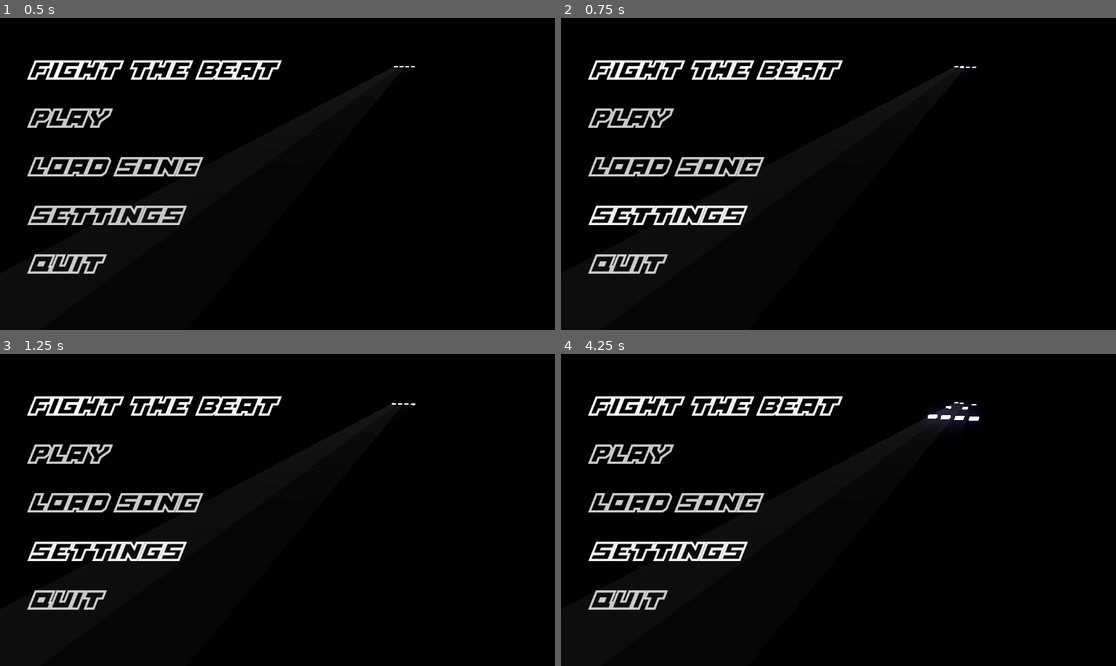
Above: before the commit, frames 1-4 (two rows, left to right).
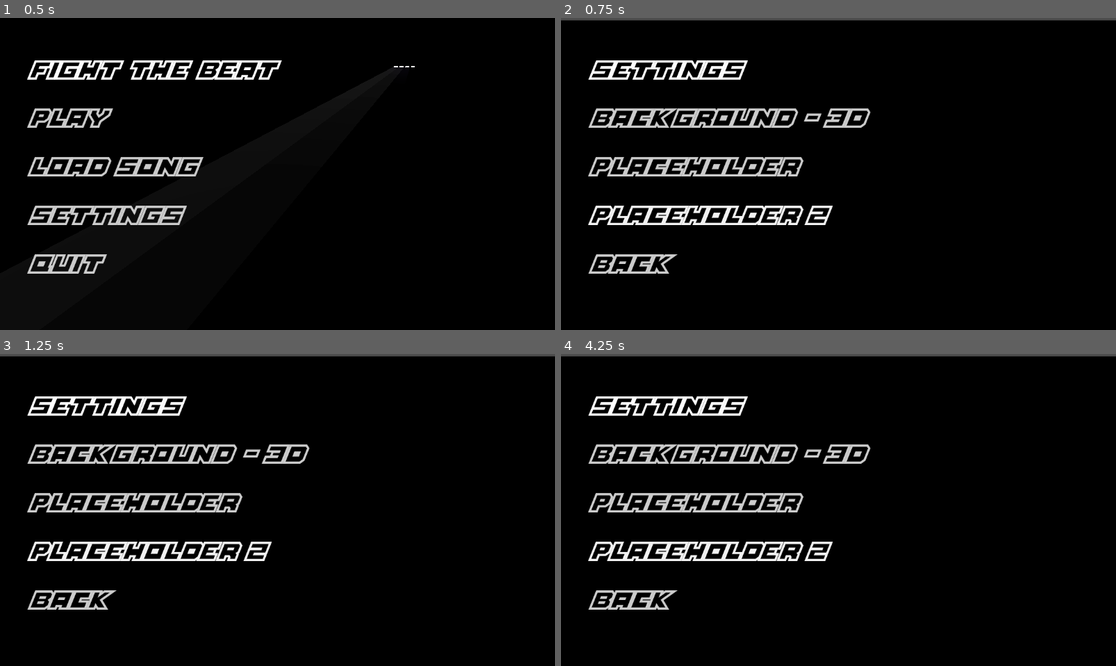
Above: after the commit, the same moments.

Repository: RafaeloxMC/fight-the-beat
Game: Godot game, scene res://scenes/ui/main_menu.tscn
Two runs of this game, one before a commit and one after it. Both use one fixed random seed, a clock stepped at 60 frames per second and the inputs below. The project has no main scene, so this scene is started directly.
Inputs (mouse positions are in pixels of both pictures, inside the frame that each line leads up to):
- Up to frame 1 (0.5 s): no input
- Up to frame 2 (0.75 s): click "SETTINGS" at 0.5 s
- Up to frame 3 (1.25 s): no input
- Up to frame 4 (4.25 s): click (783, 456) at 1.25 s, where only the run after the commit has a clickable "BACKGROUND - 3D"; click (783, 456) at 2 s, where only the run after the commit has a clickable "BACKGROUND - 2D"; click (727, 503) at 2.75 s, where only the run after the commit has a clickable "PLACEHOLDER"; click (727, 553) at 3.5 s, where only the run after the commit has a clickable "PLACEHOLDER 2"

Frame 1 is identical in both runs. In frame 2, 6.9% of the frame differs, in the area x 0-100%, y 0-82%; in frame 3, 6.9%; in frame 4, 7.4%.

Commit message:
Create settings menu

Diff:
--- a/project.godot
+++ b/project.godot
@@ -19,6 +19,7 @@
 SceneManager="*uid://b3eqp5e3itgqa"
 SongInterpreter="*uid://d0w1jrtsstc10"
 SongManager="*uid://chros5odm0pjs"
+GameManager="*uid://ck5uunsrn5iyr"
 
 [editor_plugins]
 
--- /dev/null
+++ b/scenes/ui/settings.tscn
@@ -0,0 +1,118 @@
+[gd_scene format=3 uid="uid://bywfth6btqatb"]
+
+[ext_resource type="FontFile" uid="uid://bhmcche7p6ely" path="res://assets/fonts/platinum_sign_over.ttf" id="1_7pacj"]
+[ext_resource type="Script" uid="uid://c56aekcur144k" path="res://scripts/ui/settings.gd" id="1_h175o"]
+[ext_resource type="Theme" uid="uid://dndiri3lqyjwh" path="res://assets/themes/theme.tres" id="2_h175o"]
+
+[node name="Settings" type="Control" unique_id=486479918]
+layout_mode = 3
+anchors_preset = 15
+anchor_right = 1.0
+anchor_bottom = 1.0
+grow_horizontal = 2
+grow_vertical = 2
+script = ExtResource("1_h175o")
+
+[node name="ColorRect" type="ColorRect" parent="." unique_id=432814052]
+layout_mode = 0
+offset_top = 5.0
+offset_right = 1152.0
+offset_bottom = 648.0
+color = Color(0, 0, 0, 1)
+
+[node name="Control" type="Control" parent="." unique_id=1824749896]
+layout_mode = 1
+anchors_preset = 4
+anchor_top = 0.5
+anchor_bottom = 0.5
+offset_left = 16.0
+offset_top = -239.0
+offset_right = 440.0
+offset_bottom = 239.0
+grow_vertical = 2
+
+[node name="Header" type="Label" parent="Control" unique_id=1963239644]
+layout_mode = 1
+anchors_preset = 5
+anchor_left = 0.5
+anchor_right = 0.5
+offset_left = -162.0
+offset_top = -11.5
+offset_right = 350.0
+offset_bottom = 64.5
+grow_horizontal = 2
+theme_override_colors/font_color = Color(1, 1, 1, 1)
+theme_override_fonts/font = ExtResource("1_7pacj")
+theme_override_font_sizes/font_size = 48
+text = "SETTINGS"
+
+[node name="Background" type="Button" parent="Control" unique_id=574014857]
+layout_mode = 1
+anchors_preset = 8
+anchor_left = 0.5
+anchor_top = 0.5
+anchor_right = 0.5
+anchor_bottom = 0.5
+offset_left = -162.0
+offset_top = -150.5
+offset_right = 631.0
+offset_bottom = -74.5
+grow_horizontal = 2
+grow_vertical = 2
+theme = ExtResource("2_h175o")
+text = "BACKGROUND - 2D"
+alignment = 0
+
+[node name="Placeholder" type="Button" parent="Control" unique_id=1548937566]
+layout_mode = 1
+anchors_preset = 8
+anchor_left = 0.5
+anchor_top = 0.5
+anchor_right = 0.5
+anchor_bottom = 0.5
+offset_left = -162.0
+offset_top = -49.5
+offset_right = 404.0
+offset_bottom = 26.5
+grow_horizontal = 2
+grow_vertical = 2
+theme = ExtResource("2_h175o")
+text = "PLACEHOLDER"
+alignment = 0
+
+[node name="Placeholder 2" type="Button" parent="Control" unique_id=820809929]
+layout_mode = 1
+anchors_preset = 8
+anchor_left = 0.5
+anchor_top = 0.5
+anchor_right = 0.5
+anchor_bottom = 0.5
+offset_left = -162.0
+offset_top = 51.5
+offset_right = 388.0
+offset_bottom = 127.5
+grow_horizontal = 2
+grow_vertical = 2
+theme = ExtResource("2_h175o")
+text = "PLACEHOLDER 2"
+alignment = 0
+
+[node name="Back" type="Button" parent="Control" unique_id=1482439356]
+layout_mode = 1
+anchors_preset = 8
+anchor_left = 0.5
+anchor_top = 0.5
+anchor_right = 0.5
+anchor_bottom = 0.5
+offset_left = -162.0
+offset_top = 152.5
+offset_right = 238.0
+offset_bottom = 228.5
+grow_horizontal = 2
+grow_vertical = 2
+theme = ExtResource("2_h175o")
+text = "BACK"
+alignment = 0
+
+[connection signal="pressed" from="Control/Background" to="." method="_on_background_pressed"]
+[connection signal="pressed" from="Control/Back" to="." method="_on_back_pressed"]
--- /dev/null
+++ b/scenes/util/game_manager.tscn
@@ -0,0 +1,6 @@
+[gd_scene format=3 uid="uid://ck5uunsrn5iyr"]
+
+[ext_resource type="Script" uid="uid://xg4u6lr1hy5j" path="res://scripts/util/game_manager.gd" id="1_rdcyh"]
+
+[node name="GameManager" type="Node" unique_id=1405552950]
+script = ExtResource("1_rdcyh")
--- a/scenes/util/scene_manager.tscn
+++ b/scenes/util/scene_manager.tscn
@@ -3,10 +3,12 @@
 [ext_resource type="Script" uid="uid://bp2f0sl15gefx" path="res://scripts/util/scene_manager.gd" id="1_sc2vh"]
 [ext_resource type="PackedScene" uid="uid://c441tl3lusljd" path="res://scenes/ui/main_menu.tscn" id="2_ydws1"]
 [ext_resource type="PackedScene" uid="uid://c5b8rmhnqwnyf" path="res://scenes/game.tscn" id="3_0j8va"]
+[ext_resource type="PackedScene" uid="uid://bywfth6btqatb" path="res://scenes/ui/settings.tscn" id="4_jrjor"]
 
 [node name="SceneManager" type="Node" unique_id=1102872458]
 script = ExtResource("1_sc2vh")
 scenes = Dictionary[String, PackedScene]({
 "game": ExtResource("3_0j8va"),
-"main_menu": ExtResource("2_ydws1")
+"main_menu": ExtResource("2_ydws1"),
+"settings": ExtResource("4_jrjor")
 })
--- a/scripts/ui/main_menu.gd
+++ b/scripts/ui/main_menu.gd
@@ -66,7 +66,7 @@
 		SongInterpreter.load_song_from_file(file)
 
 func _on_settings_pressed() -> void:
-	pass # Replace with function body.
+	SceneManager.call_scene("settings")
 
 
 func _on_quit_pressed() -> void:
--- /dev/null
+++ b/scripts/ui/settings.gd
@@ -0,0 +1,19 @@
+extends Control
+
+@onready var background: Button = $Control/Background
+
+func _ready() -> void:
+	_update_background_btn_text()
+
+func _on_background_pressed() -> void:
+	GameManager.background_mode = !GameManager.background_mode
+	_update_background_btn_text()
+
+func _update_background_btn_text() -> void:
+	if GameManager.background_mode:
+		background.text = "BACKGROUND - 3D"
+	else:
+		background.text = "BACKGROUND - 2D"
+
+func _on_back_pressed() -> void:
+	SceneManager.call_scene("main_menu")
--- /dev/null
+++ b/scripts/util/game_manager.gd
@@ -0,0 +1,4 @@
+extends Node
+
+# True = 3D, false = 2D
+var background_mode: bool = true
Not shown, added: scripts/ui/settings.gd.uid
Not shown, added: scripts/util/game_manager.gd.uid
